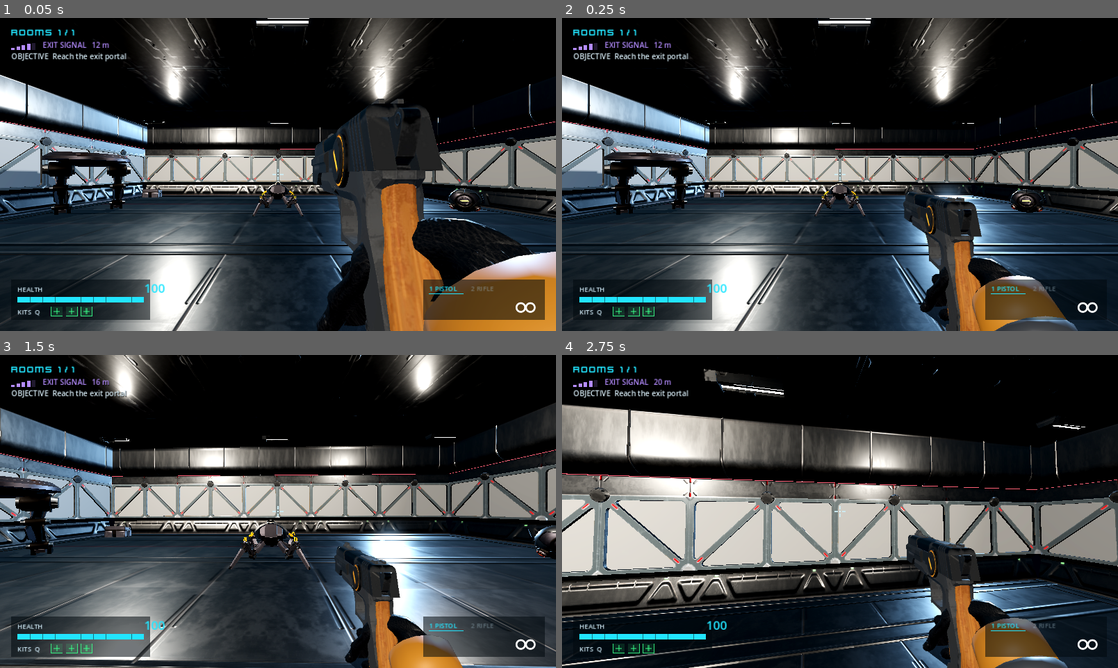
Above: before the commit, frames 1-4 (two rows, left to right).
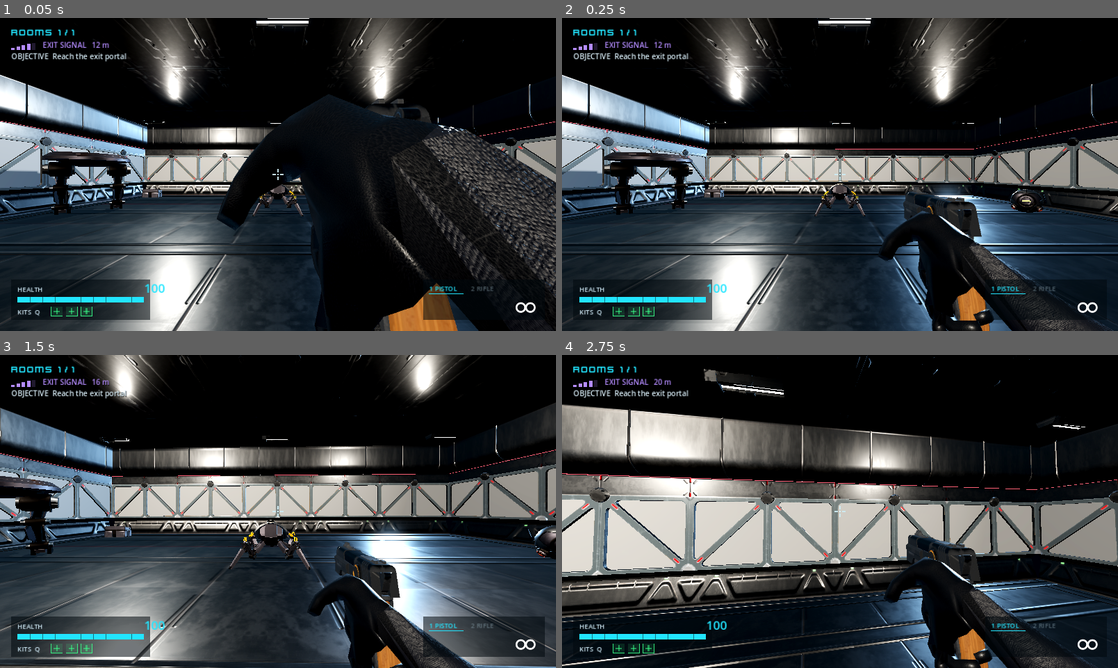
Above: after the commit, the same moments.

Repository: willsertorio/godot-blender
Game: Godot game, scene res://scenes/main.tscn
Same seed, same stepped clock (60 frames per second), same inputs: the game is played once before the commit and once after it.
Inputs (mouse positions are in pixels of both pictures, inside the frame that each line leads up to):
- Up to frame 1 (0.05 s): no input
- Up to frame 2 (0.25 s): no input
- Up to frame 3 (1.5 s): move the mouse to (305, 511) at 0.52 s; hold Right mouse button (aim) 0.53-1.28 s; hold W (move_forward) from 0.53 s (still down); click (305, 511) at 0.67 s; tap Space (jump) at 0.77, 1.07 s; tap Ctrl (crouch) at 0.8, 1.35 s; move the mouse to (250, 511) at 1.27 s
- Up to frame 4 (2.75 s): keep holding W (move_forward); tap Space (jump) at 1.52, 1.82, 2.3 s; click (812, 511) at 1.55 s; move the mouse to (851, 505) at 2.02 s; press the mouse at (851, 505) at 2.03 s

The runs differ from the first frame. In frame 1, 21% of the frame differs, in the area x 39-100%, y 24-100%; in frame 2, 5.5%; in frame 3, 3.3%; in frame 4, 4.3%.

Commit message:
Arms: WRAD ARMS (CC0) posed onto each gun in Blender, gloves/sleeves
- normalize_wrad.py + pose_wrad.py: Blender IK bakes a hold pose per weapon (hand frame
  measured from the rig, knuckles around the handle), unused arms cut, gloves/sleeves split
- Arms parented to the gun model, so recoil/sway/reload move hands with the gun
- Removed the Universal Base Characters arms; licenses.csv updated
- combat_check settles the (now much stronger) view kick before aimed shots

Co-Authored-By: Claude Opus 5.5 <noreply@anthropic.com>
Claude-Session: https://claude.ai/code/session_01BG5f1AbuPAYmNmnndZXrxf

Diff:
--- a/licenses.csv
+++ b/licenses.csv
@@ -103,8 +103,6 @@
 Neon shader (assets/shaders/neon.gdshader),modelled,assets/shaders/neon.gdshader,Original work for this project (no third-party content),2026-11-10
 Portal field shader (assets/shaders/portal.gdshader),modelled,assets/shaders/portal.gdshader,Original work for this project (no third-party content),2026-11-10
 "Title / end screen grid and HUD vignette shaders (assets/shaders/ui_grid.gdshader, ui_vignette.gdshader)",modelled,assets/shaders/ui_grid.gdshader,Original work for this project (no third-party content),2026-11-10
-"Superhero_Male_FullBody (forearms, hands and finger rig; cut, re-shaded as gloves/sleeves, posed) -> assets/models/arm_r.glb, arm_l.glb, from Quaternius Universal Base Characters",Quaternius,https://quaternius.itch.io/universal-base-characters,CC0 1.0,2026-11-10
-T_Superhero_Male_Normal texture (embedded in arm_r.glb / arm_l.glb) from Quaternius Universal Base Characters,Quaternius,https://quaternius.itch.io/universal-base-characters,CC0 1.0,2026-11-10
-Arm cuffs and vambrace plates added to the Quaternius forearms (arm_r.glb / arm_l.glb),modelled,blender/scripts/build_arms.py,Original work for this project (no third-party content),2026-11-10
 "Fabric045 (1K PBR texture, sleeve fabric detail) -> assets/textures/fabric/Fabric045/",ambientCG,https://ambientcg.com/view?id=Fabric045,CC0 1.0,2026-11-10
 "Leather031 (1K PBR texture, glove leather detail) -> assets/textures/fabric/Leather031/",ambientCG,https://ambientcg.com/view?id=Leather031,CC0 1.0,2026-11-10
+"WRAD ARMS first-person arms (rig, mesh, UVs) -> assets/models/arms_wrad.glb, arms_pistol.glb, arms_rifle.glb (posed per weapon, re-shaded as gloves/sleeves)",wriks (itch.io),https://wriks.itch.io/wrad-arms,CC0 1.0,2026-11-10
--- a/scripts/weapon_holder.gd
+++ b/scripts/weapon_holder.gd
@@ -15,14 +15,14 @@
 	"pistol": {"damage": 25.0, "interval": 0.24, "auto": false, "spread": 0.022, "ads_spread": 0.003,
 		"range": 90.0, "sound": "pistol", "kick": 1.0,
 		"model": "res://assets/models/pistol.glb", "hip": Vector3(0.16, -0.15, -0.4), "ads": Vector3(0.0, -0.085, -0.66),
-		# Arm poses in the weapon frame (Godot axes: -Z = barrel, +Y = up; origin = grip): [position, rotation deg].
-		"arm_r": [Vector3(0, -0.03, -0.045), Vector3(-20, 0, 0), 0.85], "arm_l": []},  # one-handed
+		# Grip markers (weapon frame: -Z barrel, +Y up): [position, rotation deg]; [] = no hand.
+		"grip_r": [Vector3(0, -0.03, 0.012), Vector3(-18, 0, 0), Vector3.LEFT], "grip_l": []},
 	"rifle": {"damage": 12.0, "interval": 0.095, "auto": true, "spread": 0.035, "ads_spread": 0.009,
 		"range": 90.0, "sound": "rifle", "kick": 0.55, "mag": 30, "reload": 1.5,
 		"model": "res://assets/models/rifle.glb", "hip": Vector3(0.18, -0.2, -0.44), "ads": Vector3(0.0, -0.205, -0.48),
-		"arm_r": [Vector3(0, -0.035, -0.04), Vector3(-15, 0, 0), 0.85],
-		# support hand under the handguard, palm up, grip axis along the barrel
-		"arm_l": [Vector3(0.035, 0.03, -0.3), Basis(Vector3(0, 0.85, 0), Vector3(0, 0, -0.85), Vector3(-0.85, 0, 0))]},
+		"grip_r": [Vector3(0, -0.035, 0.0), Vector3(-15, 0, 0), Vector3.LEFT],
+		# support hand under the handguard: handle axis along the barrel, palm up
+		"grip_l": [Vector3(0, -0.03, -0.3), Vector3(0, 0, 0), Vector3.UP]},
 }
 const RESERVE_START := 60
 const RESERVE_MAX := 240
@@ -74,6 +74,7 @@
 	view_model = models[current]
 	for k in models:
 		ViewmodelRig.adopt(models[k])
+
 
 	flash_light = OmniLight3D.new()
 	flash_light.light_color = Color(0.6, 0.95, 1.0)
@@ -274,26 +275,17 @@
 	tw.tween_callback(spark.queue_free)
 
 
-const ARMS := {"R": "res://assets/models/arm_r.glb", "L": "res://assets/models/arm_l.glb"}
-static var _arm_scenes: Dictionary = {}
-
-
-## Gloved arms (Quaternius Universal Base Characters, cut and posed by build_arms.py) on a
-## weapon model: ArmR on the grip, ArmL per weapon. Skeletons keep their bones (hand_r,
-## index_01_r, ...) for the motion-design step.
+## Arms baked onto each gun by blender/scripts/pose_wrad.py (WRAD ARMS, CC0). Parented to the
+## gun at -hip, so every gun motion (recoil, sway, reload tilt) carries the hands with it.
 func _attach_arms(model: Node3D, w: String) -> void:
-	for side in ["R", "L"]:
-		var path: String = ARMS[side]
-		var pose: Array = WEAPONS[w]["arm_" + side.to_lower()]
-		if pose.is_empty() or not ResourceLoader.exists(path):
-			continue
-		if not _arm_scenes.has(side):
-			_arm_scenes[side] = load(path)
-		var inst := (_arm_scenes[side] as PackedScene).instantiate() as Node3D
-		MaterialLib.rebind_tree(inst)
-		inst.name = "Arm" + side
-		model.add_child(inst)
-		set_arm_pose(inst, pose)
+	var path := "res://assets/models/arms_%s.glb" % w
+	if not ResourceLoader.exists(path):
+		return
+	var a := (load(path) as PackedScene).instantiate() as Node3D
+	a.name = "Arms"
+	model.add_child(a)
+	a.position = -(WEAPONS[w].hip as Vector3)
+	MaterialLib.rebind_tree(a)
 
 
 ## pose = [position, rotation(, scale)]: rotation is Euler degrees (Vector3) or a Basis.
@@ -348,19 +340,19 @@
 	return [pos, rot]
 
 
+## Reload: the support arm swings down out of view and back (rotation on its bicep bone).
 func _support_hand(f: float) -> void:
-	var arm := view_model.get_node_or_null("ArmL") as Node3D
-	if arm == null:
+	var sk := view_model.find_child("Skeleton3D", true, false) as Skeleton3D
+	if sk == null:
 		return
-	var pose: Array = WEAPONS[current].arm_l
-	if pose.is_empty():
+	var b := sk.find_bone("bicep.l")
+	if b < 0:
 		return
-	set_arm_pose(arm, pose)
-	if f > 0.0:
-		# Hand leaves for the mag pouch (out of view), comes back with the new one.
-		var away := smoothstep(0.15, 0.32, f) * (1.0 - smoothstep(0.48, 0.66, f))
-		arm.position += Vector3(-0.08, -0.22, 0.12) * away
-		arm.rotate_object_local(Vector3.FORWARD, deg_to_rad(40) * away)
+	if not has_meta("bicep_rest_%s" % current):
+		set_meta("bicep_rest_%s" % current, sk.get_bone_pose_rotation(b))
+	var rest: Quaternion = get_meta("bicep_rest_%s" % current)
+	var away := smoothstep(0.15, 0.32, f) * (1.0 - smoothstep(0.48, 0.66, f)) if f > 0.0 else 0.0
+	sk.set_bone_pose_rotation(b, Quaternion(Vector3(0.4, 0, 1).normalized(), deg_to_rad(-55) * away) * rest)
 
 
 func _animate(delta: float) -> void:
--- a/tools/combat_check.gd
+++ b/tools/combat_check.gd
@@ -47,6 +47,15 @@
 		if p.health < h:
 			return n / 60.0
 	return -1.0
+
+
+## Aim exactly at a point with the view kick settled (recoil punch would lift the next shot).
+func aim(at: Vector3) -> void:
+	p.punch = Vector2.ZERO
+	p._punch_vel = Vector2.ZERO
+	p._shake = 0.0
+	p.look_at_point(at)
+	p._update_head(0.0)
 
 
 func clear_enemies() -> void:
@@ -79,7 +88,7 @@
 	print("turret: lock timer, damage, line of sight")
 	await reset_player(near)
 	var t: Enemy = main.spawn_enemy("turret", Vector3(8, 0, 2.5), 0)
-	p.look_at_point(t.eye_position())
+	aim(t.eye_position())
 	var dt := await wait_damage(4.0)
 	ok(dt > 0.0, "turret damages the player with clear sight (after %.2fs)" % dt)
 	ok(dt >= t.fire_time - 0.05, "no damage before the lock timer (%.2fs >= %.2fs)" % [dt, t.fire_time])
@@ -97,7 +106,7 @@
 	await reset_player(near)
 	ok(await wait_damage(3.0) < 0.0, "a wall between them: no damage for 3 s")
 	var hp_before: float = t.hp
-	p.look_at_point(t.eye_position())
+	aim(t.eye_position())
 	p.weapons.cooldown = 0.0
 	p.weapons.try_fire()
 	await frames(2)
@@ -110,7 +119,7 @@
 	p.invulnerable = true
 	var shots := 0
 	while is_instance_valid(t) and not t.dead and shots < 10:
-		p.look_at_point(t.eye_position())
+		aim(t.eye_position())
 		p.weapons.cooldown = 0.0
 		if p.weapons.try_fire():
 			shots += 1
@@ -126,7 +135,7 @@
 	a.frozen = true
 	b.frozen = true
 	await frames(3)
-	p.look_at_point(a.eye_position())
+	aim(a.eye_position())
 	p.weapons.cooldown = 0.0
 	p.weapons.try_fire()
 	await frames(2)
Binary file removed: assets/models/arm_l.glb
Binary file removed: assets/models/arm_r.glb
Binary file added: assets/models/arms_pistol.glb
Not shown, added: assets/models/arms_pistol.glb.import
Binary file added: assets/models/arms_pistol_arm_albedo_pale.png
Not shown, added: assets/models/arms_pistol_arm_albedo_pale.png.import
Binary file added: assets/models/arms_rifle.glb
Not shown, changed: assets/models/arms_rifle.glb.import
Binary file added: assets/models/arms_rifle_arm_albedo_pale.png
Not shown, added: assets/models/arms_rifle_arm_albedo_pale.png.import
Binary file added: assets/models/arms_wrad.glb
Not shown, changed: assets/models/arms_wrad.glb.import
(and 3 more such lines)
